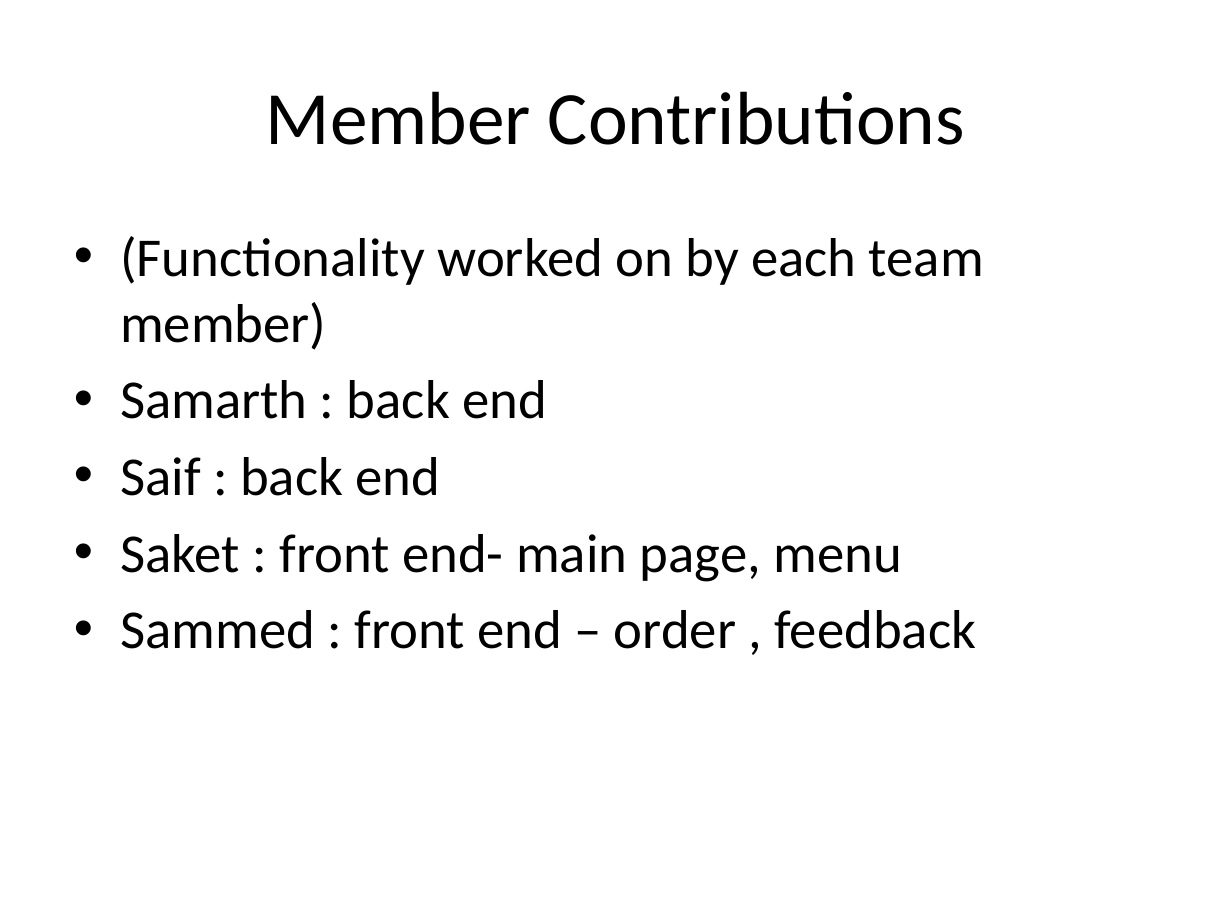
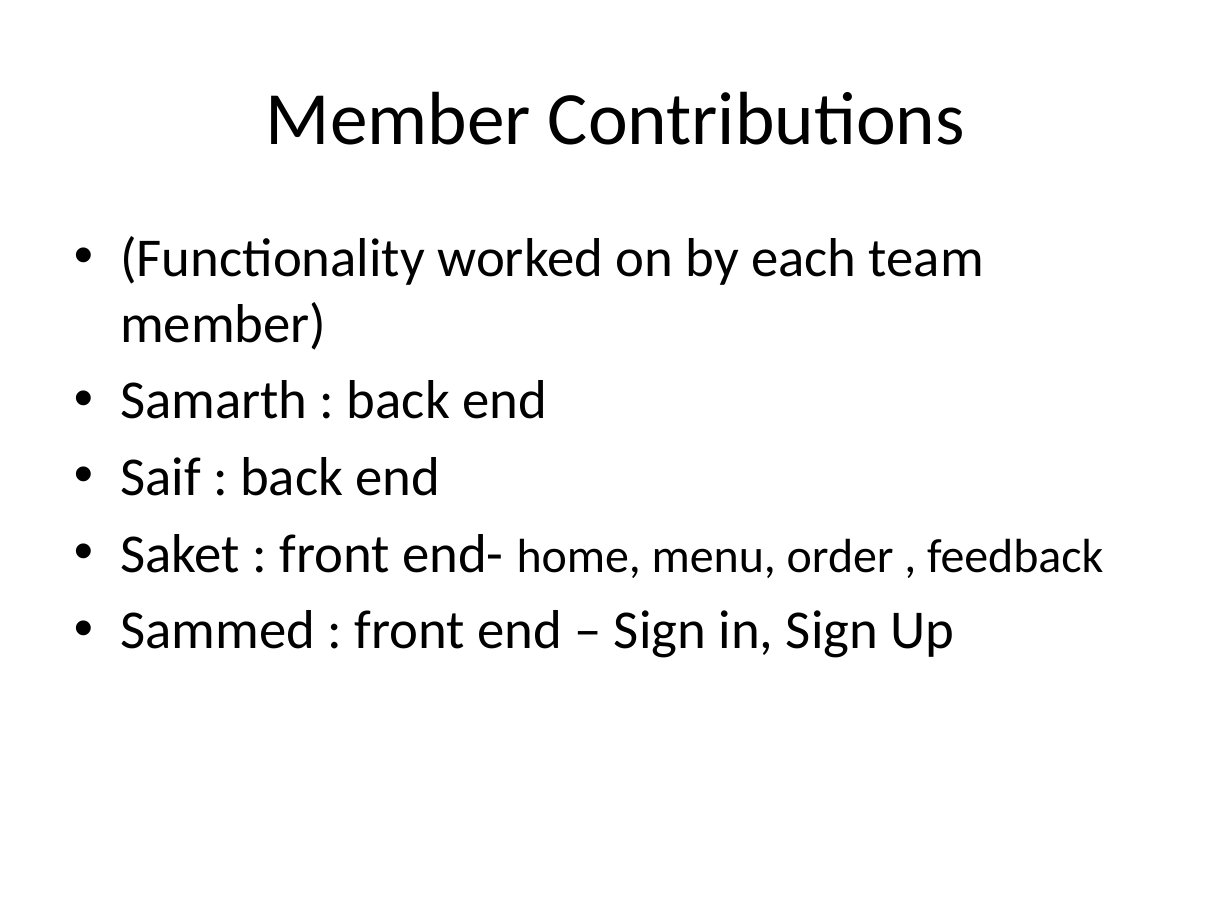
Before and after one commit to sammed-123/online-food-ordering-app, a slide deck: slide 5 of UE19CS204 – WT – Project Report Template.pptx. Drawn at 1232x924 pixels with LibreOffice and Linux fonts; fonts in the diff are those of the drawing. Boxes give left, top, right and bottom in pixels: in the first picture for what was removed or moved away, otherwise in the second. Text is boxed around its words. In the diff, an @@ line names an element or a change of style, - is before the commit and + after.

```diff
--- a/UE19CS204 – WT – Project Report Template.pptx
+++ b/UE19CS204 – WT – Project Report Template.pptx
@@ text at (x1=120, y1=534, x2=1103, y2=658): text changed @@
-• Saket : front end- main page, menu
-• Sammed : front end – order , feedback
+• Saket : front end- home, menu, order , feedback
+• Sammed : front end – Sign in, Sign Up
```
